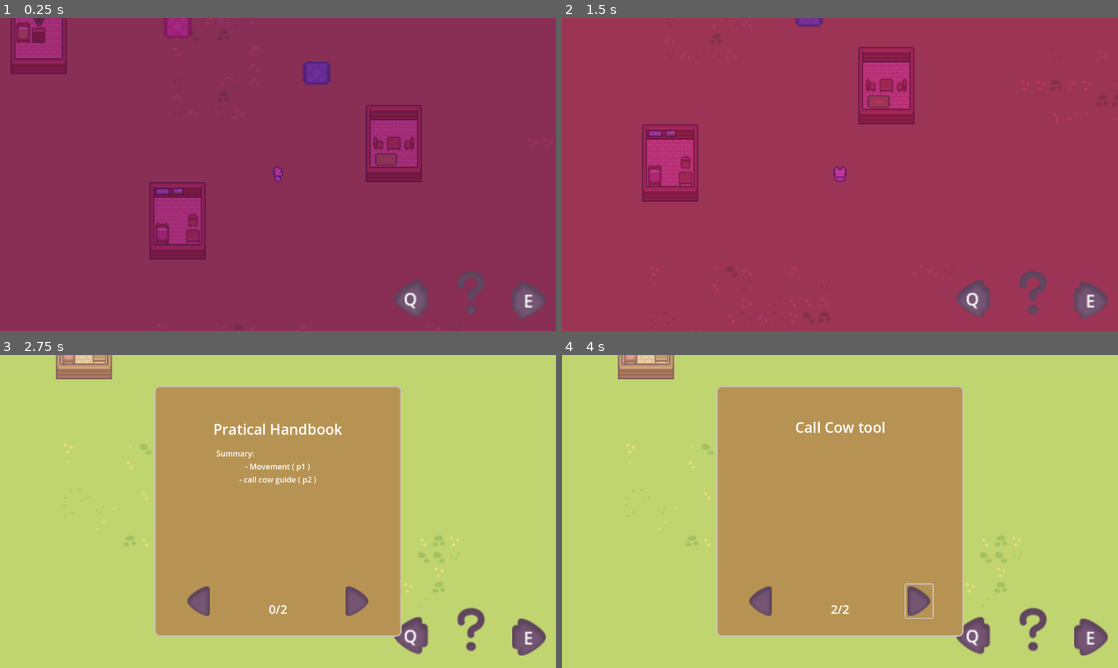
Above: before the commit, frames 1-4 (two rows, left to right).
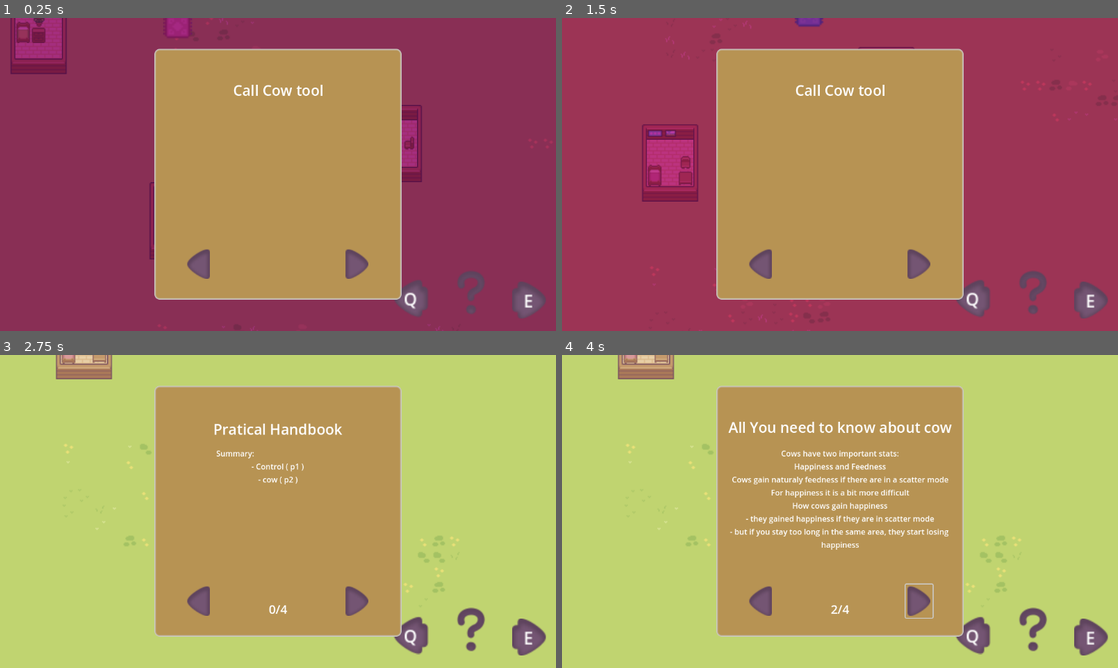
Above: after the commit, the same moments.

Repository: sentinelle28/cowherder
Game: Godot game, scene res://scene/scene_2d/gameplay_scene/gameplay_scene.tscn
Same seed, same stepped clock (60 frames per second), same inputs: the game is played once before the commit and once after it. This scene is started directly instead of the project's main scene.
Inputs (mouse positions are in pixels of both pictures, inside the frame that each line leads up to):
- Up to frame 1 (0.25 s): no input
- Up to frame 2 (1.5 s): tap Enter at 0.5 s; hold Right (ui_right) 0.53-1.28 s; tap E (next_tool) at 0.6 s; tap Space at 1.25 s; hold Down (ui_down) from 1.28 s (still down); tap Q (previous_tool) at 1.35 s
- Up to frame 3 (2.75 s): release Down (ui_down) at 2.03 s; hold Right (ui_right) from 2.03 s (still down); tap R (use_tool) at 2.1 s
- Up to frame 4 (4 s): release Right (ui_right) at 2.75 s; click (917, 602) at 2.75 s; click (917, 602) at 3.5 s

The runs differ from the first frame. In frame 1, 36% of the frame differs, in the area x 27-73%, y 9-90%; in frame 2, 36%; in frame 3, 0.3%; in frame 4, 2.6%.
Error after the commit: Cannot call method 'duplicate' on a null value. (res://component/shoprelated/stall/buying_stall.gd:46)

Commit message:
added permanent and temp shop
added page to the handbook

Diff:
--- a/autolaud/daycyle/daycycle.gd
+++ b/autolaud/daycyle/daycycle.gd
@@ -7,7 +7,9 @@
 @export var night_threshold:float = 0.4
 @onready var true_time_speed:float= 1/TimeSpeed
 
+signal dawn
 
+var is_current_night
 var current_day:int = 0
 var time:float = 0
 
@@ -29,6 +31,15 @@
 		time += delta * InGameToRealHour * true_time_speed
 		var value:float = _caculate_time()
 		color = gradient.gradient.sample(value)
+		_aux_dawn()
+
+func _aux_dawn()->void:
+	if is_night():
+		is_current_night = true
+
+	if is_current_night and not is_night():
+		is_current_night = false
+		_detect_dawn()
 
 func _stop()->void:
 	color = gradient.gradient.sample(1)
@@ -36,3 +47,6 @@
 
 func _start()->void:
 	can_start = true
+
+func _detect_dawn()->void:
+	emit_signal("dawn")
--- a/autolaud/handbook/handbook.tscn
+++ b/autolaud/handbook/handbook.tscn
@@ -6,12 +6,14 @@
 [ext_resource type="Texture2D" uid="uid://dwa0552n0djiy" path="res://asset/ui/Menu Buttons/Icons/Arrow.png" id="3_1cpkv"]
 [ext_resource type="LabelSettings" uid="uid://c1hf54av562hi" path="res://autolaud/handbook/title_label_setting.tres" id="3_upe3m"]
 
+[sub_resource type="LabelSettings" id="LabelSettings_t50ay"]
+font_size = 20
+
 [sub_resource type="LabelSettings" id="LabelSettings_4n26a"]
 font_size = 25
 
 [node name="Handbook" type="CanvasLayer"]
 process_mode = 2
-visible = false
 script = ExtResource("1_1dmga")
 
 [node name="page_stocker" type="Control" parent="."]
@@ -25,6 +27,7 @@
 grow_vertical = 2
 
 [node name="first_page" type="Panel" parent="page_stocker"]
+visible = false
 layout_mode = 1
 offset_left = -256.0
 offset_top = -260.0
@@ -78,12 +81,12 @@
 
 [node name="first_content" type="Label" parent="page_stocker/first_page/Control/VBoxContainer"]
 layout_mode = 2
-text = "- Movement ( p1 )"
+text = "- Control ( p1 )"
 horizontal_alignment = 1
 
 [node name="Label" type="Label" parent="page_stocker/first_page/Control/VBoxContainer"]
 layout_mode = 2
-text = "- call cow guide ( p2 )"
+text = "- cow ( p2 )"
 horizontal_alignment = 1
 
 [node name="second_page" type="Panel" parent="page_stocker"]
@@ -118,8 +121,48 @@
 offset_right = 20.0
 offset_bottom = 23.0
 grow_horizontal = 2
-text = "Movement guide"
-label_settings = ExtResource("3_upe3m")
+text = "Control guide"
+label_settings = ExtResource("3_upe3m")
+horizontal_alignment = 1
+
+[node name="Control" type="VBoxContainer" parent="page_stocker/second_page/Control"]
+layout_mode = 1
+anchors_preset = 8
+anchor_left = 0.5
+anchor_top = 0.5
+anchor_right = 0.5
+anchor_bottom = 0.5
+offset_left = -128.0
+offset_top = -108.0
+offset_right = 128.0
+offset_bottom = 84.0
+grow_horizontal = 2
+grow_vertical = 2
+
+[node name="Label" type="Label" parent="page_stocker/second_page/Control/Control"]
+layout_mode = 2
+text = "All You need to know about control"
+label_settings = SubResource("LabelSettings_t50ay")
+horizontal_alignment = 1
+
+[node name="Label2" type="Label" parent="page_stocker/second_page/Control/Control"]
+layout_mode = 2
+text = "	First, you can move by pressing wasd"
+horizontal_alignment = 1
+
+[node name="Label3" type="Label" parent="page_stocker/second_page/Control/Control"]
+layout_mode = 2
+text = "Press E or A to swicht tool"
+horizontal_alignment = 1
+
+[node name="Label4" type="Label" parent="page_stocker/second_page/Control/Control"]
+layout_mode = 2
+text = "Press R to use a tool"
+horizontal_alignment = 1
+
+[node name="Label5" type="Label" parent="page_stocker/second_page/Control/Control"]
+layout_mode = 2
+text = "If you are stuck in a menu press escape"
 horizontal_alignment = 1
 
 [node name="third_page" type="Panel" parent="page_stocker"]
@@ -146,6 +189,131 @@
 grow_vertical = 2
 
 [node name="Label" type="Label" parent="page_stocker/third_page/Control"]
+layout_mode = 1
+anchors_preset = 5
+anchor_left = 0.5
+anchor_right = 0.5
+offset_left = -20.0
+offset_right = 20.0
+offset_bottom = 23.0
+grow_horizontal = 2
+text = "All You need to know about cow"
+label_settings = ExtResource("3_upe3m")
+horizontal_alignment = 1
+
+[node name="VBoxContainer" type="VBoxContainer" parent="page_stocker/third_page/Control"]
+layout_mode = 1
+anchors_preset = 8
+anchor_left = 0.5
+anchor_top = 0.5
+anchor_right = 0.5
+anchor_bottom = 0.5
+offset_left = -192.0
+offset_top = -108.0
+offset_right = 192.0
+offset_bottom = 148.0
+grow_horizontal = 2
+grow_vertical = 2
+
+[node name="Label" type="Label" parent="page_stocker/third_page/Control/VBoxContainer"]
+layout_mode = 2
+text = "	Cows have two important stats:"
+horizontal_alignment = 1
+
+[node name="Label2" type="Label" parent="page_stocker/third_page/Control/VBoxContainer"]
+layout_mode = 2
+text = "Happiness and Feedness"
+horizontal_alignment = 1
+
+[node name="Label3" type="Label" parent="page_stocker/third_page/Control/VBoxContainer"]
+layout_mode = 2
+text = "Cows gain naturaly feedness if there are in a scatter mode"
+horizontal_alignment = 1
+
+[node name="Label4" type="Label" parent="page_stocker/third_page/Control/VBoxContainer"]
+layout_mode = 2
+text = "For happiness it is a bit more difficult"
+horizontal_alignment = 1
+
+[node name="Label5" type="Label" parent="page_stocker/third_page/Control/VBoxContainer"]
+layout_mode = 2
+text = "How cows gain happiness"
+horizontal_alignment = 1
+
+[node name="Label7" type="Label" parent="page_stocker/third_page/Control/VBoxContainer"]
+layout_mode = 2
+text = "- they gained happiness if they are in scatter mode"
+horizontal_alignment = 1
+
+[node name="Label8" type="Label" parent="page_stocker/third_page/Control/VBoxContainer"]
+layout_mode = 2
+text = "- but if you stay too long in the same area, they start losing "
+horizontal_alignment = 1
+
+[node name="Label9" type="Label" parent="page_stocker/third_page/Control/VBoxContainer"]
+layout_mode = 2
+text = "happiness"
+horizontal_alignment = 1
+
+[node name="4_page" type="Panel" parent="page_stocker"]
+layout_mode = 1
+offset_left = -256.0
+offset_top = -260.0
+offset_right = 256.0
+offset_bottom = 259.0
+theme = ExtResource("2_v1vrg")
+
+[node name="Control" type="Control" parent="page_stocker/4_page"]
+layout_mode = 1
+anchors_preset = 8
+anchor_left = 0.5
+anchor_top = 0.5
+anchor_right = 0.5
+anchor_bottom = 0.5
+offset_left = -192.0
+offset_top = -195.5
+offset_right = 192.0
+offset_bottom = 148.5
+grow_horizontal = 2
+grow_vertical = 2
+
+[node name="Label" type="Label" parent="page_stocker/4_page/Control"]
+layout_mode = 1
+anchors_preset = 5
+anchor_left = 0.5
+anchor_right = 0.5
+offset_left = -20.0
+offset_right = 20.0
+offset_bottom = 23.0
+grow_horizontal = 2
+text = "Call Cow tool"
+label_settings = ExtResource("3_upe3m")
+horizontal_alignment = 1
+
+[node name="5_page" type="Panel" parent="page_stocker"]
+visible = false
+layout_mode = 1
+offset_left = -256.0
+offset_top = -260.0
+offset_right = 256.0
+offset_bottom = 259.0
+theme = ExtResource("2_v1vrg")
+
+[node name="Control" type="Control" parent="page_stocker/5_page"]
+layout_mode = 1
+anchors_preset = 8
+anchor_left = 0.5
+anchor_top = 0.5
+anchor_right = 0.5
+anchor_bottom = 0.5
+offset_left = -192.0
+offset_top = -195.5
+offset_right = 192.0
+offset_bottom = 148.5
+grow_horizontal = 2
+grow_vertical = 2
+
+[node name="Label" type="Label" parent="page_stocker/5_page/Control"]
 layout_mode = 1
 anchors_preset = 5
 anchor_left = 0.5
--- /dev/null
+++ b/autolaud/shop_related/Shop_offer.gd
@@ -0,0 +1,7 @@
+extends Node
+
+
+var list_of_possible_good:Array[Food] = []
+
+func get_new_good()->Food:
+	return list_of_possible_good.pick_random()
--- a/autolaud/shop_related/sell_inventory.gd
+++ b/autolaud/shop_related/sell_inventory.gd
@@ -2,6 +2,7 @@
 
 @export var milk_under:Texture2D
 @export var milk_over:Texture2D
+@export var label:Label
 
 var last_cliked_item:int = 0
 var list_of_milk:Array[String] = ["Common"]
@@ -51,4 +52,4 @@
 	_update_milk_counter()
 
 func _update_milk_counter()->void:
-	$Panel/Panel/Milk_in.text = str(Inventory.get_amount_of_milk(list_of_milk[last_cliked_item]))
+	label.text = str(Inventory.get_amount_of_milk(list_of_milk[last_cliked_item]))
--- a/autolaud/shop_related/sell_inventory.tscn
+++ b/autolaud/shop_related/sell_inventory.tscn
@@ -1,8 +1,10 @@
-[gd_scene load_steps=7 format=3 uid="uid://4ho2njmsbnt7"]
+[gd_scene load_steps=9 format=3 uid="uid://4ho2njmsbnt7"]
 
 [ext_resource type="Texture2D" uid="uid://6dni6ljuoxa1" path="res://asset/milk/milk_background.png" id="1_5ev4l"]
 [ext_resource type="Script" path="res://autolaud/shop_related/sell_inventory.gd" id="1_nfc8l"]
 [ext_resource type="Texture2D" uid="uid://bwdifoc5l0quk" path="res://asset/milk/milk_over.png" id="2_v04fl"]
+[ext_resource type="Theme" uid="uid://c07dob5nypfph" path="res://asset/handbook/handbook.tres" id="4_gu8br"]
+[ext_resource type="Texture2D" uid="uid://dinr15nvrpjg8" path="res://asset/ui/Menu Buttons/Icons/v.png" id="5_87xoh"]
 
 [sub_resource type="StyleBoxEmpty" id="StyleBoxEmpty_xyvcf"]
 
@@ -11,12 +13,13 @@
 [sub_resource type="StyleBoxFlat" id="StyleBoxFlat_r8ps6"]
 bg_color = Color(0.6, 0.6, 0.6, 0)
 
-[node name="sell_inventory" type="CanvasLayer"]
+[node name="sell_inventory" type="CanvasLayer" node_paths=PackedStringArray("label")]
 process_mode = 2
 visible = false
 script = ExtResource("1_nfc8l")
 milk_under = ExtResource("2_v04fl")
 milk_over = ExtResource("1_5ev4l")
+label = NodePath("Panel/Control/Panel/Milk_in")
 
 [node name="Panel" type="Panel" parent="."]
 anchors_preset = 8
@@ -31,40 +34,7 @@
 grow_horizontal = 2
 grow_vertical = 2
 size_flags_horizontal = 4
-
-[node name="sell_button" type="Button" parent="Panel"]
-layout_mode = 1
-anchors_preset = 5
-anchor_left = 0.5
-anchor_right = 0.5
-offset_left = -17.5
-offset_right = 17.5
-offset_bottom = 31.0
-grow_horizontal = 2
-text = "Sell"
-
-[node name="Panel" type="Panel" parent="Panel"]
-layout_mode = 0
-offset_left = 32.0
-offset_top = 16.0
-offset_right = 120.0
-offset_bottom = 56.0
-
-[node name="Milk_in" type="Label" parent="Panel/Panel"]
-layout_mode = 1
-anchors_preset = 8
-anchor_left = 0.5
-anchor_top = 0.5
-anchor_right = 0.5
-anchor_bottom = 0.5
-offset_left = -20.0
-offset_top = -11.5
-offset_right = 20.0
-offset_bottom = 11.5
-grow_horizontal = 2
-grow_vertical = 2
-text = "0"
-horizontal_alignment = 1
+theme = ExtResource("4_gu8br")
 
 [node name="background" type="ItemList" parent="Panel"]
 process_mode = 4
@@ -109,5 +79,56 @@
 item_0/text = "Common milk"
 item_0/icon = ExtResource("1_5ev4l")
 
-[connection signal="pressed" from="Panel/sell_button" to="." method="_on_sell_button_pressed"]
+[node name="Control" type="Control" parent="Panel"]
+anchors_preset = 0
+offset_left = 24.0
+offset_top = 8.0
+offset_right = 368.0
+offset_bottom = 64.0
+
+[node name="sell_button" type="Button" parent="Panel/Control"]
+layout_mode = 1
+anchors_preset = 1
+anchor_left = 1.0
+anchor_right = 1.0
+offset_left = -128.0
+offset_top = 8.0
+offset_right = -46.0
+offset_bottom = 48.0
+grow_horizontal = 0
+text = "Sell"
+icon = ExtResource("5_87xoh")
+flat = true
+
+[node name="Panel" type="Panel" parent="Panel/Control"]
+layout_mode = 1
+anchors_preset = 8
+anchor_left = 0.5
+anchor_top = 0.5
+anchor_right = 0.5
+anchor_bottom = 0.5
+offset_left = -44.0
+offset_top = -20.0
+offset_right = 44.0
+offset_bottom = 20.0
+grow_horizontal = 2
+grow_vertical = 2
+
+[node name="Milk_in" type="Label" parent="Panel/Control/Panel"]
+layout_mode = 1
+anchors_preset = 8
+anchor_left = 0.5
+anchor_top = 0.5
+anchor_right = 0.5
+anchor_bottom = 0.5
+offset_left = -20.0
+offset_top = -11.5
+offset_right = 20.0
+offset_bottom = 11.5
+grow_horizontal = 2
+grow_vertical = 2
+text = "0"
+horizontal_alignment = 1
+
 [connection signal="item_clicked" from="Panel/actual_item_list" to="." method="_on_actual_item_list_item_clicked"]
+[connection signal="pressed" from="Panel/Control/sell_button" to="." method="_on_sell_button_pressed"]
--- a/component/shoprelated/stall/buying_stall.gd
+++ b/component/shoprelated/stall/buying_stall.gd
@@ -1,8 +1,22 @@
 extends StallBase
 
+@export var is_permanent:bool = false
+var list_of_good:Array[Food] = []
+
 func _ready() -> void:
+	Daycycle.connect("dawn",_restock)
 	if $stock.get_child_count() > 0:
 		$Label.text = str($stock.get_child(0).get_price())
+
+	if is_permanent:
+		_init_permanance()
+	else:
+		_restock()
+
+func _init_permanance()->void:
+	for goods:Food in $stock.get_children():
+		list_of_good.append(goods.duplicate())
+
 
 func _interaction_with_player()->void:
 	if player != null and has_stock():
@@ -13,3 +27,28 @@
 
 func has_stock()->bool:
 	return $stock.get_child_count() > 0
+
+func _restock()->void:
+	if is_permanent:
+		_restock_permanent()
+	else:
+		_restock_tempory()
+
+func _restock_permanent()->void:
+	_void_stock()
+
+	for good:Food in list_of_good:
+		$stock.add_child(good.duplicate())
+
+func _restock_tempory()->void:
+	_void_stock()
+	for i:int in range(randi_range(3,7)):
+		var new_child:Food = ShopOffer.get_new_good().duplicate()
+		$stock.add_child(new_child)
+		new_child.position = Vector2.ZERO
+
+
+func _void_stock()->void:
+	if $stock.get_child_count() != 0:
+		for child:Food in $stock.get_children():
+			$stock.remove_child(child)
--- a/component/shoprelated/stall/buying_stall.tscn
+++ b/component/shoprelated/stall/buying_stall.tscn
@@ -5,6 +5,7 @@
 
 [node name="buying_stall" instance=ExtResource("1_uxq7c")]
 script = ExtResource("2_xwoey")
+is_permanent = false
 
 [node name="stock" parent="." index="1"]
 z_index = 1
--- a/project.godot
+++ b/project.godot
@@ -23,6 +23,7 @@
 ToolInventory="*res://autolaud/tool_inventory/tool_inventory.tscn"
 Handbook="*res://autolaud/handbook/handbook.tscn"
 SellInventory="*res://autolaud/shop_related/sell_inventory.tscn"
+ShopOffer="*res://autolaud/shop_related/Shop_offer.gd"
 
 [display]
 
Not shown: 1 places in autolaud/handbook/handbook.tscn that only renumber resources
